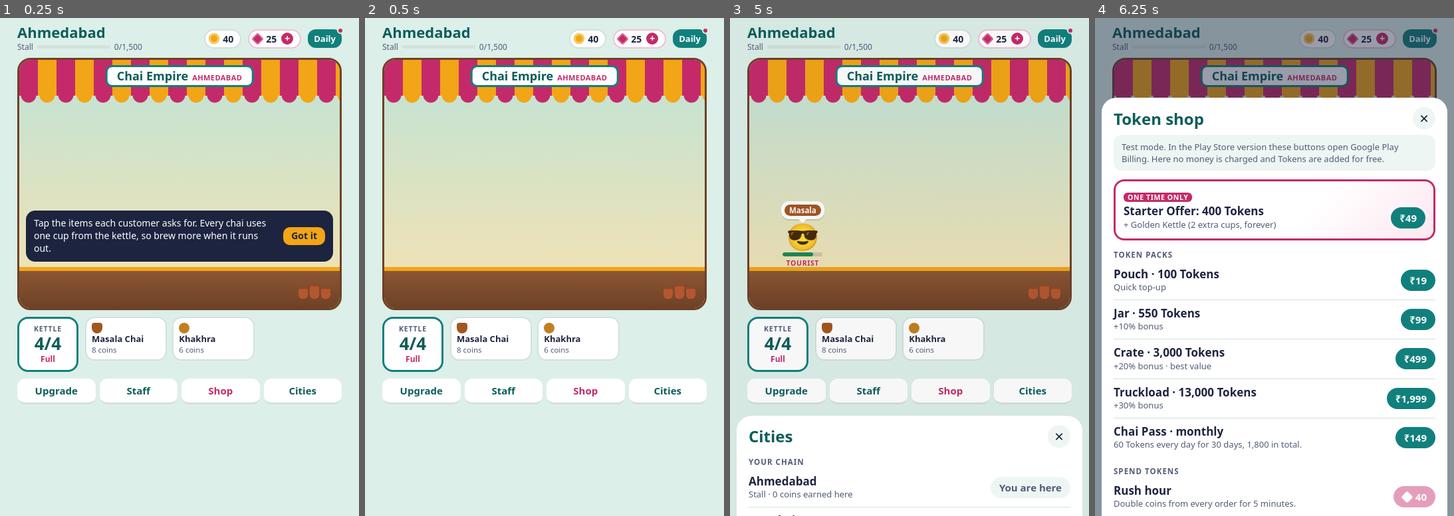
Above: before the commit, frames 1-4 (left to right).
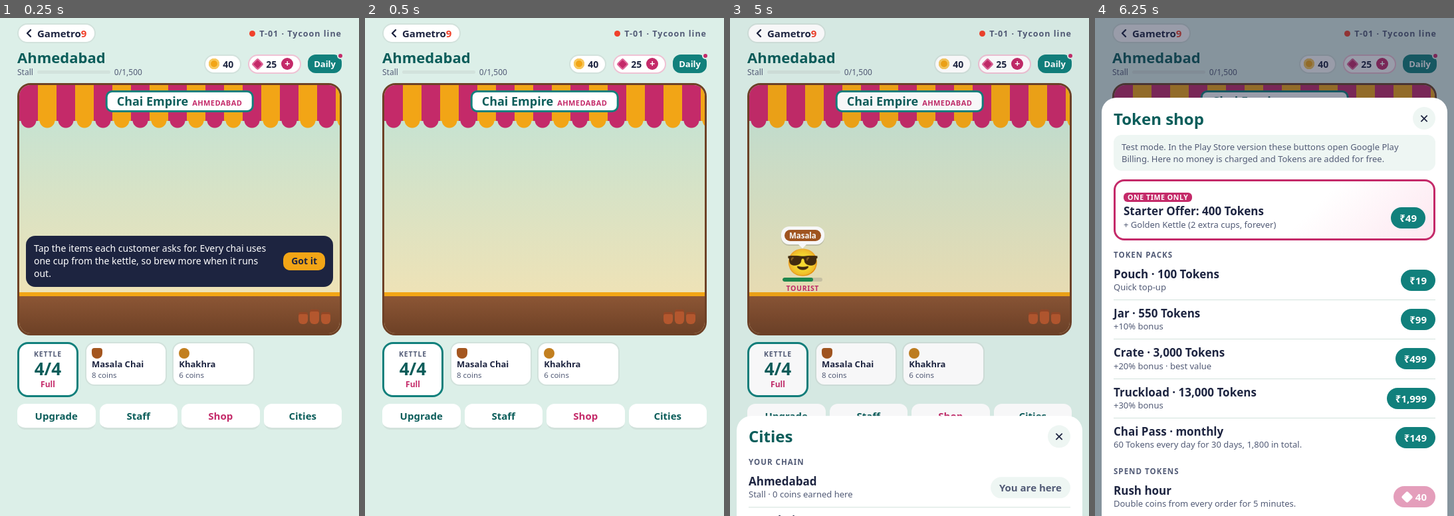
Above: after the commit, the same moments.

Repository: HM5891/gametro9
Game: browser game, page play/chai-empire/index.html
Same seed, same stepped clock (60 frames per second), same inputs: the game is played once before the commit and once after it.
Inputs (mouse positions are in pixels of both pictures, inside the frame that each line leads up to):
- Up to frame 1 (0.25 s): no input
- Up to frame 2 (0.5 s): click "Got it" at 0.27 s
- Up to frame 3 (5 s): click "Cities" at 1.27 s; click (909, 222) at 1.87 s; click (909, 152) at 2.47 s; click (909, 127) at 3.07 s; click (909, 366) at 3.67 s; click (909, 406) at 4.27 s; click "✕" at 4.87 s
- Up to frame 4 (6.25 s): click "25 +" at 5.47 s; click (1274, 281) at 6.07 s

The runs differ from the first frame. In frame 1, 40% of the frame differs, in the area x 4-96%, y 1-83%; in frame 2, 33%; in frame 3, 32%; in frame 4, 5.9%.

Commit message:
Game back button, open games in same window

Diff:
--- a/index.html
+++ b/index.html
@@ -629,7 +629,7 @@
 const priceLabel=g=>g.price?`₹${g.price}`:'Free';
 const PLAYI='<svg viewBox="0 0 20 20"><path d="M6 4l10 6-10 6z" fill="currentColor"/></svg>';
 const BELL='<svg viewBox="0 0 20 20" width="16" height="16"><path d="M10 3a5 5 0 0 0-5 5v3l-1.5 3h13L15 11V8a5 5 0 0 0-5-5zM8 16a2 2 0 0 0 4 0" fill="none" stroke="currentColor" stroke-width="2" stroke-linejoin="round"/></svg>';
-function playLink(g,cls='btn'){ return g.play?`<a class="${cls}" href="${esc(g.play)}" target="_blank" rel="noopener" data-played="${g.id}">${PLAYI}Board ${esc(g.n)}${g.price?'':', free'}</a>`:''; }
+function playLink(g,cls='btn'){ return g.play?`<a class="${cls}" href="${esc(g.play)}" data-played="${g.id}">${PLAYI}Board ${esc(g.n)}${g.price?'':', free'}</a>`:''; }
 
 /* hero */
 function renderHero(){
--- a/play/chai-empire/index.html
+++ b/play/chai-empire/index.html
@@ -30,6 +30,14 @@
 #app{height:100%;max-width:520px;margin:0 auto;display:flex;flex-direction:column;padding-left:max(16px,env(safe-area-inset-left,0px));padding-right:max(16px,env(safe-area-inset-right,0px))}
 
 /* top bar */
+/* Gametro9 home bar */
+.g9bar{display:flex;align-items:center;justify-content:space-between;gap:10px;padding-top:calc(8px + env(safe-area-inset-top,0px))}
+.g9back{display:inline-flex;align-items:center;gap:4px;text-decoration:none;color:var(--ink);background:var(--panel);border:2px solid var(--line);border-radius:99px;padding:4px 12px 4px 8px;font-family:var(--f-display);font-weight:800;font-size:15px;line-height:1.2}
+.g9back:active{transform:translateY(1px)}
+.g9back svg{width:16px;height:16px}
+.g9back b{color:#f0412b}
+.g9code{font-family:var(--f-display);font-weight:800;font-size:12.5px;letter-spacing:.08em;color:var(--ink-2)}
+.g9code i{display:inline-block;width:9px;height:9px;border-radius:50%;background:#f0412b;margin-right:6px;vertical-align:0}
 .top{display:flex;align-items:center;gap:10px;padding-block:10px 8px}
 .place{flex:1;min-width:0}
 .place h1{margin:0;font-family:var(--f-display);font-size:22px;line-height:1;font-weight:800;color:var(--teal-d)}
@@ -152,6 +160,10 @@
 </head>
 <body>
 <div id="app">
+  <nav class="g9bar" aria-label="Gametro9">
+    <a class="g9back" id="g9back" href="../../" aria-label="Back to Gametro9 home"><svg viewBox="0 0 16 16" aria-hidden="true"><path d="M10 3 5 8l5 5" fill="none" stroke="currentColor" stroke-width="2.4" stroke-linecap="round" stroke-linejoin="round"/></svg><span>Gametro<b>9</b></span></a>
+    <span class="g9code"><i></i>T-01 · Tycoon line</span>
+  </nav>
   <header class="top">
     <div class="place">
       <h1 id="cityName">Ahmedabad</h1>
@@ -554,5 +566,9 @@
 window.claude?.hot?.snapshot?.(()=>({S:save()}));
 window.claude?.hot?.ready ? window.claude.hot.ready(start) : start(window.claude?.hot?.data ?? {});
 </script>
+<script>
+/* back to Gametro9: return to the page you came from (keeps your place), else open the home page */
+document.getElementById('g9back').addEventListener('click',e=>{ try{ if(document.referrer && new URL(document.referrer).origin===location.origin && history.length>1){ e.preventDefault(); history.back(); } }catch(err){} });
+</script>
 </body>
 </html>
--- a/sw.js
+++ b/sw.js
@@ -2,7 +2,7 @@
    Pages and scripts: always fetch the newest version when online, use the saved copy only when offline.
    Images and fonts: use the saved copy first (fast), refresh in the background.
    Bump VERSION after big uploads. */
-const VERSION = 'g9-v6';
+const VERSION = 'g9-v7';
 const SHELL = ['./', './index.html', './games.js', './stats.js', './favicon.svg',
   './manifest.webmanifest', './icons/icon-192.png', './icons/icon-512.png', './play/chai-empire/'];
 
